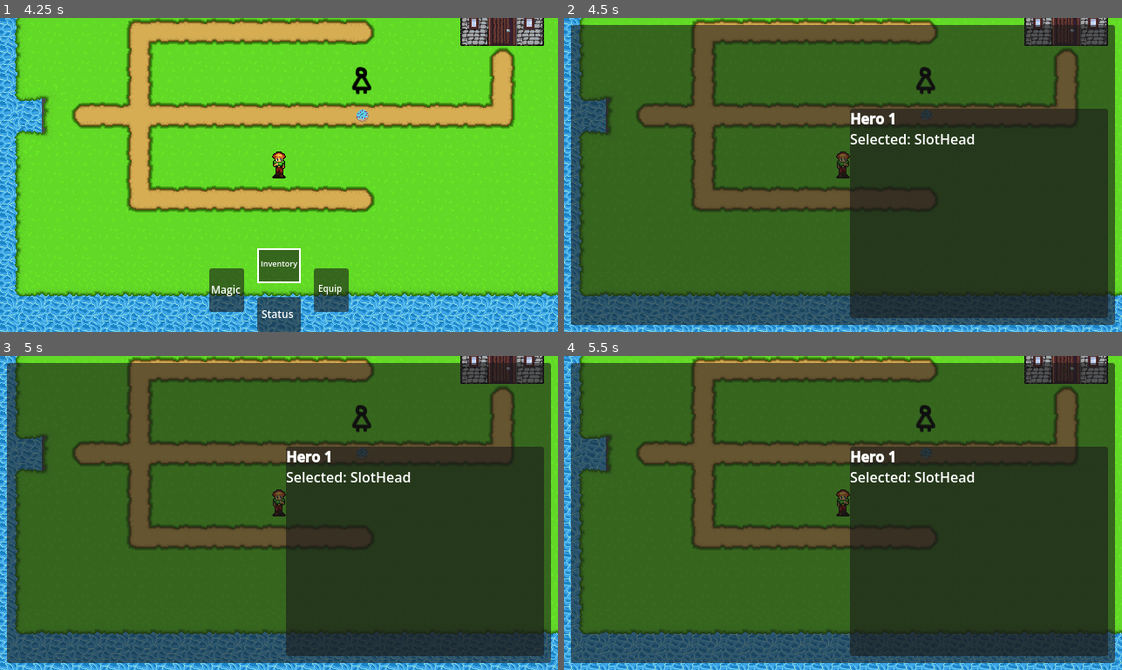
Above: before the commit, frames 1-4 (two rows, left to right).
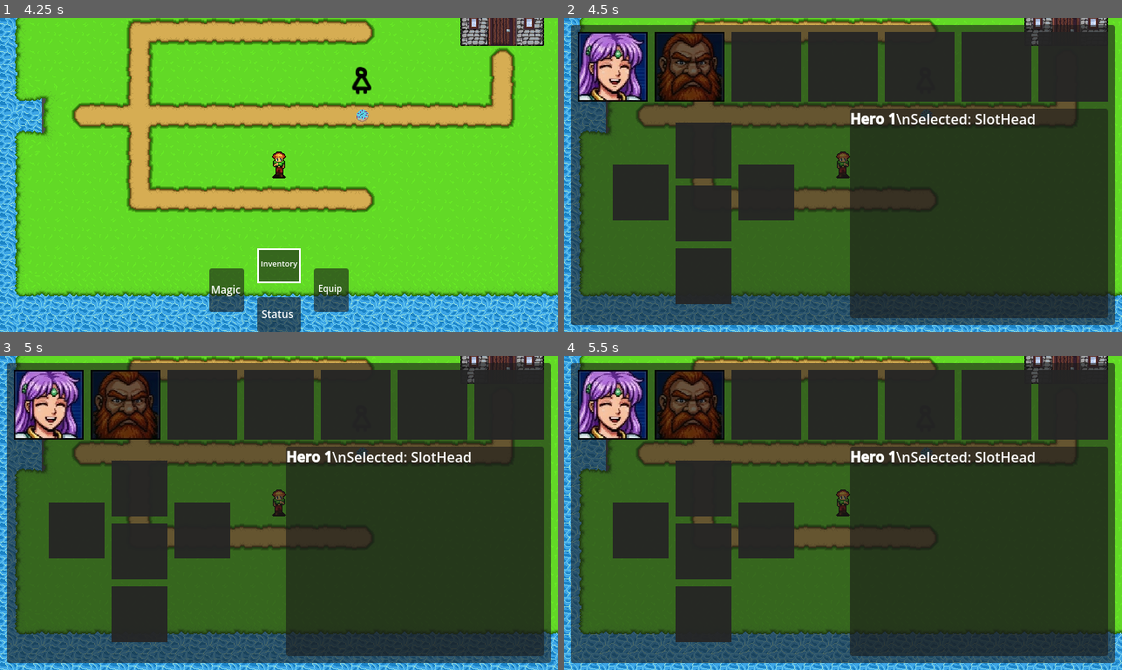
Above: after the commit, the same moments.

Repository: SF1NX7/project-s-7
Game: Godot game, scene res://scene/world/World_1.tscn
Two runs of this game, one before a commit and one after it. Both use one fixed random seed, a clock stepped at 60 frames per second and the inputs below.
Inputs (mouse positions are in pixels of both pictures, inside the frame that each line leads up to):
- Up to frame 1 (4.25 s): tap Enter (ui_accept) at 0.5, 0.77, 0.8, 1.07, 1.35, 1.52, 1.82, 2.3, 3.02, 3.32 s; hold E (action) 0.53-1.28 s; hold W (move_up) 0.53-2.03 s; tap E (action) at 1.55, 2.85 s; hold E (action) 2.03-2.78 s; hold A (move_left) 2.03-3.53 s; hold S (move_down) from 3.53 s (still down); hold Enter (ui_accept) from 3.53 s (still down); tap Tab (menu) at 4.15 s
- Up to frame 2 (4.5 s): release S (move_down) at 4.28 s; release Enter (ui_accept) at 4.28 s; hold D (move_right) from 4.28 s (still down); tap E (action) at 4.35 s
- Up to frame 3 (5 s): keep holding D (move_right); tap Enter (ui_accept) at 4.52, 4.82 s; tap Escape (ui_cancel) at 4.9 s
- Up to frame 4 (5.5 s): release D (move_right) at 5 s; click (703, 487) at 5 s

Frame 1 is identical in both runs. In frame 2, 28% of the frame differs, in the area x 2-98%, y 4-92%; in frame 3, 28%; in frame 4, 28%.

Commit message:
equip works

Diff:
--- a/scene/ui/EquipScreen.tscn
+++ b/scene/ui/EquipScreen.tscn
@@ -1,6 +1,9 @@
 [gd_scene format=3 uid="uid://biwrcng8rbjq"]
 
 [ext_resource type="Script" uid="uid://dwbp0mbom48n5" path="res://script/ui/equip_screen.gd" id="1_2hqyj"]
+[ext_resource type="Texture2D" uid="uid://co5jpflwu0cw6" path="res://art/Portrait/sara1.jpeg" id="2_1h8o3"]
+[ext_resource type="Texture2D" uid="uid://cj62bt4khoty4" path="res://art/Portrait/Dorf.jpeg" id="3_fijw3"]
+[ext_resource type="Texture2D" uid="uid://6kd22wuv7ltx" path="res://art/Portrait/slot_empty.jpg" id="4_fijw3"]
 
 [node name="EquipScreen" type="Control" unique_id=1821564016]
 layout_mode = 3
@@ -10,6 +13,8 @@
 grow_horizontal = 2
 grow_vertical = 2
 script = ExtResource("1_2hqyj")
+cursor_modulate = Color(0.41674656, 0.4167466, 0.41674656, 0.9411765)
+cursor_tint = Color(0.972549, 0.972549, 0.9647059, 1)
 
 [node name="Background" type="Panel" parent="." unique_id=569404428]
 layout_mode = 1
@@ -38,42 +43,65 @@
 layout_mode = 0
 offset_right = 80.0
 offset_bottom = 80.0
+texture_normal = ExtResource("2_1h8o3")
+ignore_texture_size = true
+stretch_mode = 5
+flip_h = true
 
 [node name="Portrait2" type="TextureButton" parent="Background/PartyBar" unique_id=525734198]
 layout_mode = 0
 offset_left = 88.0
 offset_right = 168.0
 offset_bottom = 80.0
+texture_normal = ExtResource("3_fijw3")
+ignore_texture_size = true
+stretch_mode = 5
+flip_h = true
 
 [node name="Portrait3" type="TextureButton" parent="Background/PartyBar" unique_id=1328855830]
 layout_mode = 0
 offset_left = 176.0
 offset_right = 256.0
 offset_bottom = 80.0
+texture_normal = ExtResource("4_fijw3")
+ignore_texture_size = true
+stretch_mode = 5
 
 [node name="Portrait4" type="TextureButton" parent="Background/PartyBar" unique_id=592257045]
 layout_mode = 0
 offset_left = 264.0
 offset_right = 344.0
 offset_bottom = 80.0
+texture_normal = ExtResource("4_fijw3")
+ignore_texture_size = true
+stretch_mode = 5
 
 [node name="Portrait5" type="TextureButton" parent="Background/PartyBar" unique_id=1743992518]
 layout_mode = 0
 offset_left = 352.0
 offset_right = 432.0
 offset_bottom = 80.0
+texture_normal = ExtResource("4_fijw3")
+ignore_texture_size = true
+stretch_mode = 5
 
 [node name="Portrait6" type="TextureButton" parent="Background/PartyBar" unique_id=177978162]
 layout_mode = 0
 offset_left = 440.0
 offset_right = 520.0
 offset_bottom = 80.0
+texture_normal = ExtResource("4_fijw3")
+ignore_texture_size = true
+stretch_mode = 5
 
 [node name="Portrait7" type="TextureButton" parent="Background/PartyBar" unique_id=144657693]
 layout_mode = 0
 offset_left = 528.0
 offset_right = 608.0
 offset_bottom = 80.0
+texture_normal = ExtResource("4_fijw3")
+ignore_texture_size = true
+stretch_mode = 5
 
 [node name="EquipSlots" type="Control" parent="Background" unique_id=1788165177]
 layout_mode = 1
@@ -94,6 +122,9 @@
 offset_right = 176.0
 offset_bottom = 80.0
 action_mode = 0
+texture_normal = ExtResource("4_fijw3")
+ignore_texture_size = true
+stretch_mode = 5
 
 [node name="SlotArmor" type="TextureButton" parent="Background/EquipSlots" unique_id=55565088]
 layout_mode = 0
@@ -101,6 +132,9 @@
 offset_top = 88.0
 offset_right = 176.0
 offset_bottom = 152.0
+texture_normal = ExtResource("4_fijw3")
+ignore_texture_size = true
+stretch_mode = 5
 
 [node name="SlotBoots" type="TextureButton" parent="Background/EquipSlots" unique_id=910411164]
 layout_mode = 0
@@ -108,20 +142,29 @@
 offset_top = 160.0
 offset_right = 176.0
 offset_bottom = 224.0
+texture_normal = ExtResource("4_fijw3")
+ignore_texture_size = true
+stretch_mode = 5
 
 [node name="SlotWeapon" type="TextureButton" parent="Background/EquipSlots" unique_id=1826904674]
 layout_mode = 0
-offset_left = 32.0
+offset_left = 40.0
 offset_top = 64.0
-offset_right = 96.0
+offset_right = 104.0
 offset_bottom = 128.0
+texture_normal = ExtResource("4_fijw3")
+ignore_texture_size = true
+stretch_mode = 5
 
 [node name="SlotRing" type="TextureButton" parent="Background/EquipSlots" unique_id=539212231]
 layout_mode = 0
-offset_left = 192.0
+offset_left = 184.0
 offset_top = 64.0
-offset_right = 256.0
+offset_right = 248.0
 offset_bottom = 128.0
+texture_normal = ExtResource("4_fijw3")
+ignore_texture_size = true
+stretch_mode = 5
 
 [node name="StatsPanel" type="Panel" parent="Background" unique_id=506982020]
 layout_mode = 1
--- a/script/ui/equip_screen.gd
+++ b/script/ui/equip_screen.gd
@@ -3,24 +3,35 @@
 
 signal closed
 
-# Colors for highlighting (tweak in Inspector)
-@export var cursor_modulate: Color = Color(1.0, 1.0, 1.0, 1.0)
-@export var cursor_tint: Color = Color(1.0, 1.0, 0.6, 1.0) # highlighted element
+@export var cursor_modulate: Color = Color(1, 1, 1, 1)
+@export var cursor_tint: Color = Color(1, 1, 0.6, 1)
 
 @onready var party_bar: Control = $Background/PartyBar
 @onready var equip_slots_root: Control = $Background/EquipSlots
 @onready var stats_text: RichTextLabel = $Background/StatsPanel/StatsText
 
-# PartyBar children: Portrait1..Portrait7 (TextureButton)
-# EquipSlots children: SlotHead, SlotArmor, SlotBoots, SlotWeapon, SlotRing (TextureButton)
 var _portraits: Array[BaseButton] = []
-var _slots: Array[BaseButton] = []
+
+# Slot buttons (expected names)
+var _slot_head: BaseButton
+var _slot_armor: BaseButton
+var _slot_boots: BaseButton
+var _slot_weapon: BaseButton
+var _slot_ring: BaseButton
 
 enum EquipFocus { PARTY, SLOTS }
 var _focus: EquipFocus = EquipFocus.PARTY
 
 var _hero_idx: int = 0
-var _slot_idx: int = 0
+
+# Your exact navigation model:
+# - Clothes column: Head -> Armor -> Boots (W/S)
+# - A from clothes -> Weapon, D from clothes -> Ring
+# - D from Weapon -> back to clothes (same row as last clothes)
+# - A from Ring -> back to clothes (same row as last clothes)
+enum SlotPos { CLOTHES_HEAD, CLOTHES_ARMOR, CLOTHES_BOOTS, WEAPON, RING }
+var _slot_pos: SlotPos = SlotPos.CLOTHES_HEAD
+var _last_clothes: SlotPos = SlotPos.CLOTHES_HEAD
 
 
 func _ready() -> void:
@@ -31,7 +42,7 @@
 
 	_set_focus(EquipFocus.PARTY)
 	_select_hero(0)
-	_select_slot(0)
+	_select_slot_pos(SlotPos.CLOTHES_HEAD)
 	_update_stats()
 
 
@@ -39,7 +50,7 @@
 	visible = true
 	set_process_unhandled_input(true)
 
-	_collect_nodes() # in case nodes were edited
+	_collect_nodes()
 
 	_set_focus(EquipFocus.PARTY)
 	_select_hero(clampi(_hero_idx, 0, _portraits.size() - 1))
@@ -54,58 +65,46 @@
 
 func _collect_nodes() -> void:
 	_portraits.clear()
-	_slots.clear()
 
 	for c in party_bar.get_children():
 		if c is BaseButton:
 			_portraits.append(c)
 
-	var by_name := {}
-	for c in equip_slots_root.get_children():
-		if c is BaseButton:
-			by_name[c.name] = c
-
-	var order := ["SlotHead", "SlotArmor", "SlotBoots", "SlotWeapon", "SlotRing"]
-	for n in order:
-		if by_name.has(n):
-			_slots.append(by_name[n])
-
-	if _slots.is_empty():
-		for c in equip_slots_root.get_children():
-			if c is BaseButton:
-				_slots.append(c)
+	# Cache slot refs by name (stable)
+	_slot_head = equip_slots_root.get_node_or_null("SlotHead") as BaseButton
+	_slot_armor = equip_slots_root.get_node_or_null("SlotArmor") as BaseButton
+	_slot_boots = equip_slots_root.get_node_or_null("SlotBoots") as BaseButton
+	_slot_weapon = equip_slots_root.get_node_or_null("SlotWeapon") as BaseButton
+	_slot_ring = equip_slots_root.get_node_or_null("SlotRing") as BaseButton
 
 
 func _unhandled_input(event: InputEvent) -> void:
 	if not visible:
 		return
 
-	# Back / Close
+	# Back / Close (Tab or Esc)
 	if event.is_action_pressed("menu") or event.is_action_pressed("ui_cancel"):
 		if _focus == EquipFocus.SLOTS:
-			# Step back: Slots -> PartyBar
 			_set_focus(EquipFocus.PARTY)
 			_clear_slots_highlight()
 			_update_party_highlight()
 			get_viewport().set_input_as_handled()
 			return
 		else:
-			# PartyBar -> close (return to cross menu)
 			close()
 			closed.emit()
 			get_viewport().set_input_as_handled()
 			return
 
-	# Confirm
+	# Confirm (E)
 	if event.is_action_pressed("action") or event.is_action_pressed("ui_accept"):
 		if _focus == EquipFocus.PARTY:
-			# Confirm hero -> go to slots
 			_set_focus(EquipFocus.SLOTS)
-			_select_slot(clampi(_slot_idx, 0, _slots.size() - 1))
+			# Start on last clothes row (feels natural)
+			_select_slot_pos(_last_clothes)
 			get_viewport().set_input_as_handled()
 			return
 		else:
-			# Confirm slot (later: open item list / equip)
 			_update_stats()
 			get_viewport().set_input_as_handled()
 			return
@@ -133,71 +132,67 @@
 
 
 func _handle_slots_nav(event: InputEvent) -> void:
-	if _slots.is_empty():
-		return
-
-	var head := _index_of_slot_name("SlotHead")
-	var armor := _index_of_slot_name("SlotArmor")
-	var boots := _index_of_slot_name("SlotBoots")
-	var weapon := _index_of_slot_name("SlotWeapon")
-	var ring := _index_of_slot_name("SlotRing")
-
-	var next := _slot_idx
-
 	if event.is_action_pressed("move_up"):
-		match _slot_idx:
-			weapon, armor, ring:
-				next = head if head != -1 else _slot_idx
-			boots:
-				next = weapon if weapon != -1 else _slot_idx
-			_:
-				pass
-		_select_slot(next)
+		_on_move_up()
 		get_viewport().set_input_as_handled()
 		return
 
 	if event.is_action_pressed("move_down"):
-		match _slot_idx:
-			head:
-				next = weapon if weapon != -1 else _slot_idx
-			weapon, armor, ring:
-				next = boots if boots != -1 else _slot_idx
-			_:
-				pass
-		_select_slot(next)
+		_on_move_down()
 		get_viewport().set_input_as_handled()
 		return
 
 	if event.is_action_pressed("move_left"):
-		match _slot_idx:
-			weapon:
-				next = armor if armor != -1 else _slot_idx
-			ring:
-				next = weapon if weapon != -1 else _slot_idx
-			_:
-				pass
-		_select_slot(next)
+		_on_move_left()
 		get_viewport().set_input_as_handled()
 		return
 
 	if event.is_action_pressed("move_right"):
-		match _slot_idx:
-			weapon:
-				next = ring if ring != -1 else _slot_idx
-			armor:
-				next = weapon if weapon != -1 else _slot_idx
-			_:
-				pass
-		_select_slot(next)
-		get_viewport().set_input_as_handled()
-		return
-
-
-func _index_of_slot_name(n: String) -> int:
-	for i in range(_slots.size()):
-		if _slots[i].name == n:
-			return i
-	return -1
+		_on_move_right()
+		get_viewport().set_input_as_handled()
+		return
+
+
+func _on_move_up() -> void:
+	match _slot_pos:
+		SlotPos.CLOTHES_ARMOR:
+			_select_slot_pos(SlotPos.CLOTHES_HEAD)
+		SlotPos.CLOTHES_BOOTS:
+			_select_slot_pos(SlotPos.CLOTHES_ARMOR)
+		_:
+			pass
+
+
+func _on_move_down() -> void:
+	match _slot_pos:
+		SlotPos.CLOTHES_HEAD:
+			_select_slot_pos(SlotPos.CLOTHES_ARMOR)
+		SlotPos.CLOTHES_ARMOR:
+			_select_slot_pos(SlotPos.CLOTHES_BOOTS)
+		_:
+			pass
+
+
+func _on_move_left() -> void:
+	match _slot_pos:
+		SlotPos.CLOTHES_HEAD, SlotPos.CLOTHES_ARMOR, SlotPos.CLOTHES_BOOTS:
+			_last_clothes = _slot_pos
+			_select_slot_pos(SlotPos.WEAPON)
+		SlotPos.RING:
+			_select_slot_pos(_last_clothes)
+		_:
+			pass
+
+
+func _on_move_right() -> void:
+	match _slot_pos:
+		SlotPos.CLOTHES_HEAD, SlotPos.CLOTHES_ARMOR, SlotPos.CLOTHES_BOOTS:
+			_last_clothes = _slot_pos
+			_select_slot_pos(SlotPos.RING)
+		SlotPos.WEAPON:
+			_select_slot_pos(_last_clothes)
+		_:
+			pass
 
 
 func _set_focus(m: EquipFocus) -> void:
@@ -215,12 +210,24 @@
 	_update_stats()
 
 
-func _select_slot(i: int) -> void:
-	if _slots.is_empty():
-		return
-	_slot_idx = clampi(i, 0, _slots.size() - 1)
+func _select_slot_pos(p: SlotPos) -> void:
+	_slot_pos = p
+
+	if p in [SlotPos.CLOTHES_HEAD, SlotPos.CLOTHES_ARMOR, SlotPos.CLOTHES_BOOTS]:
+		_last_clothes = p
+
 	_update_slots_highlight()
 	_update_stats()
+
+
+func _current_slot_button() -> BaseButton:
+	match _slot_pos:
+		SlotPos.CLOTHES_HEAD: return _slot_head
+		SlotPos.CLOTHES_ARMOR: return _slot_armor
+		SlotPos.CLOTHES_BOOTS: return _slot_boots
+		SlotPos.WEAPON: return _slot_weapon
+		SlotPos.RING: return _slot_ring
+		_: return null
 
 
 func _update_party_highlight() -> void:
@@ -230,18 +237,19 @@
 
 
 func _update_slots_highlight() -> void:
+	_clear_slots_highlight()
 	if _focus != EquipFocus.SLOTS:
-		_clear_slots_highlight()
-		return
-
-	for i in range(_slots.size()):
-		var b := _slots[i]
-		b.self_modulate = cursor_tint if i == _slot_idx else cursor_modulate
+		return
+
+	var b := _current_slot_button()
+	if b:
+		b.self_modulate = cursor_tint
 
 
 func _clear_slots_highlight() -> void:
-	for b in _slots:
-		b.self_modulate = cursor_modulate
+	for b in [_slot_head, _slot_armor, _slot_boots, _slot_weapon, _slot_ring]:
+		if b:
+			b.self_modulate = cursor_modulate
 
 
 func _update_stats() -> void:
@@ -249,9 +257,10 @@
 		return
 
 	var hero_name := "Hero %d" % (_hero_idx + 1)
-	var slot_name := "Slot"
-	if _slots.size() > 0:
-		slot_name = _slots[_slot_idx].name
+	var slot_name := ""
+	var b := _current_slot_button()
+	if b:
+		slot_name = b.name
 
 	stats_text.bbcode_enabled = true
-	stats_text.text = "[b]%s[/b]\nSelected: %s" % [hero_name, slot_name]
+	stats_text.text = "[b]%s[/b]\\nSelected: %s" % [hero_name, slot_name]
Binary file added: art/Portrait/Dorf.jpeg
Not shown, added: art/Portrait/Dorf.jpeg.import
Binary file added: art/Portrait/sara1.jpeg
Not shown, added: art/Portrait/sara1.jpeg.import
Binary file added: art/Portrait/slot_empty.jpg
Not shown, added: art/Portrait/slot_empty.jpg.import
